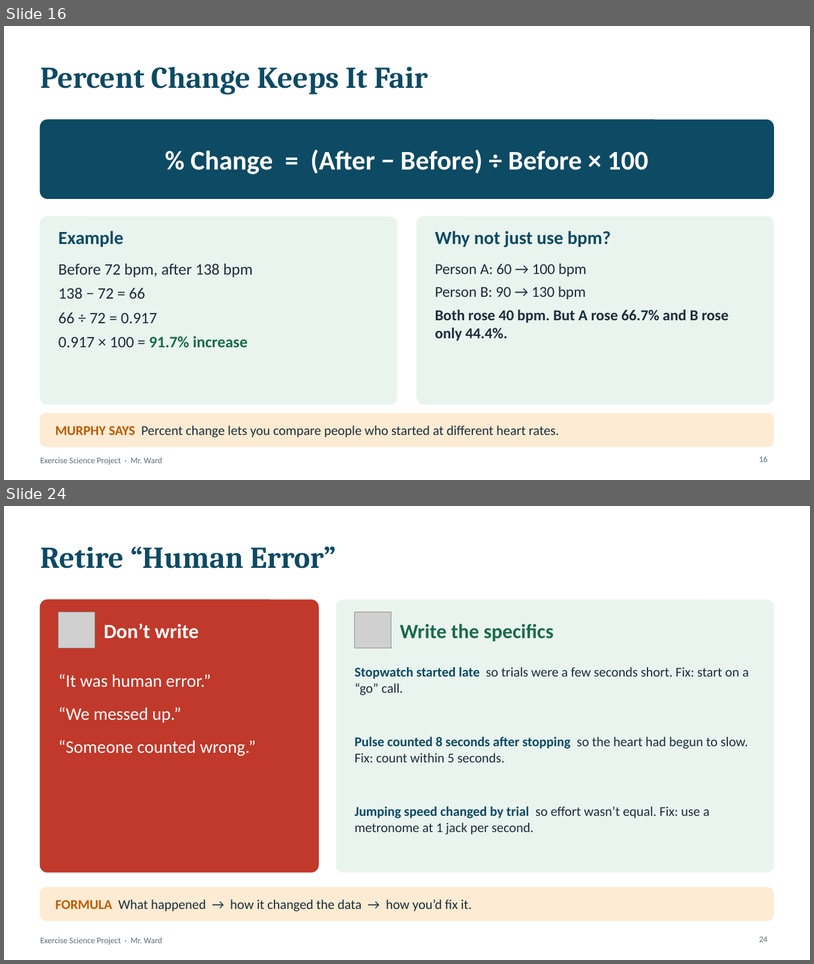
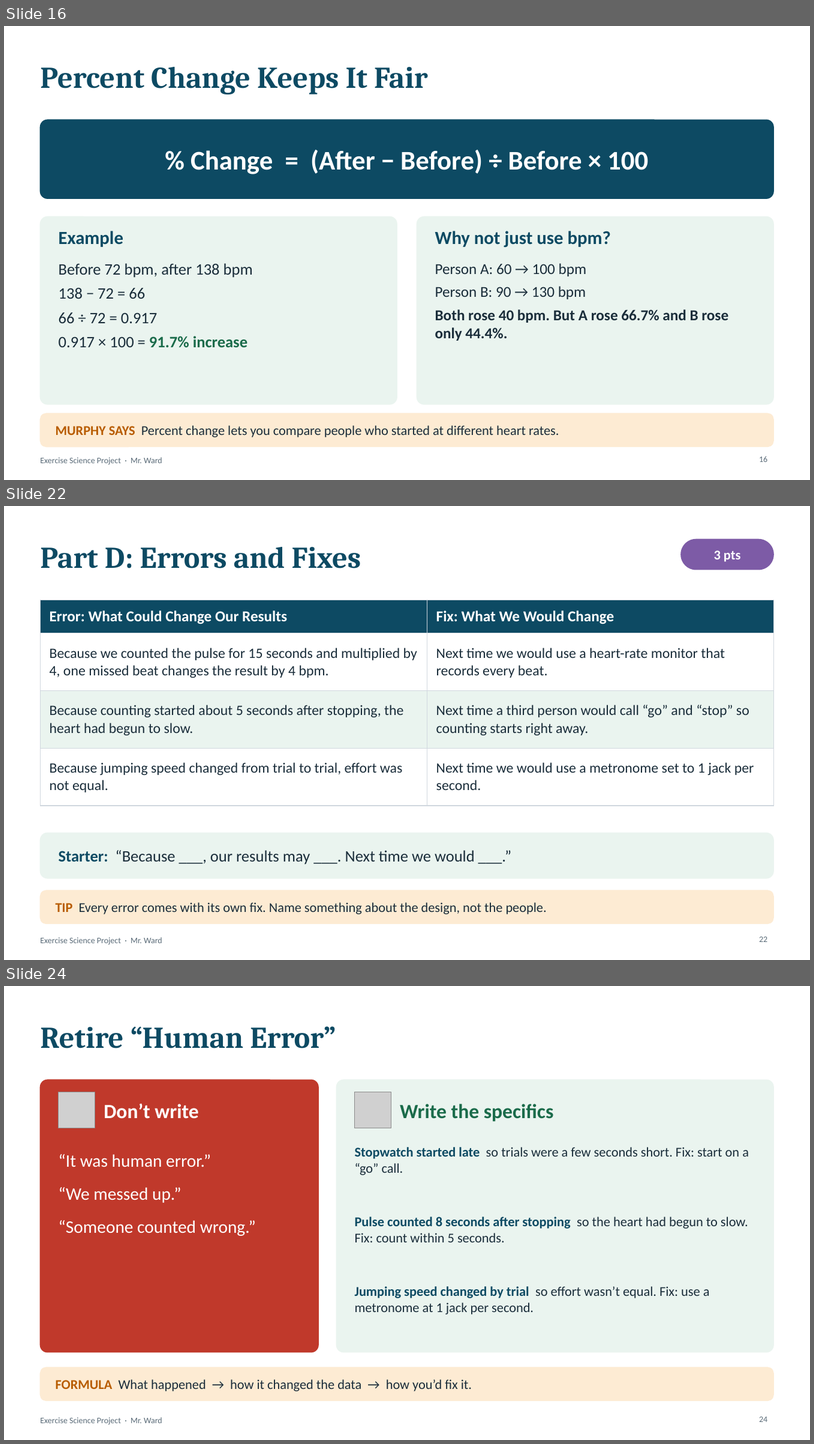
Before and after one commit to rward-prog/tri-1-7thgrade-project, a slide deck: files/Intro_and_Conclusion_Guide.pptx. Shown one above the other, each under a label of ours: slides 16 and 24 before the commit, slides 16, 22 and 24 after it; the slides between them are not shown. The pictures are 814x964 and 814x1444 pixels, drawn with LibreOffice and Linux fonts; fonts in the diff are those of the drawing; grey boxes stand for pictures. Boxes give left, top, right and bottom in pixels: in the first picture for what was removed or moved away, otherwise in the second. Text is boxed around its words. In the diff, an @@ line names an element or a change of style, - is before the commit and + after.

```diff
--- a/files/Intro_and_Conclusion_Guide.pptx
+++ b/files/Intro_and_Conclusion_Guide.pptx
@@ slide 22 added at (4, 506, 810, 960), background #FFFFFF; not listed: 1 template element that a slide beside it also shows @@
@@ rounded rectangle added at (681, 539, 774, 570), fill #7D5BA6, outline #7D5BA6 1 pt @@
@@ title added at (40, 547, 362, 568), 36 pt, text #0D4A63, bold @@
+Part D: Errors and Fixes
@@ text added at (714, 550, 741, 562), 16 pt, text #FFFFFF, bold @@
+3 pts
@@ table added at (40, 600, 774, 795), 4 rows, 2 columns @@
+Error: What Could Change Our Results | Fix: What We Would Change
+Because we counted the pulse for 15 seconds and multiplied by 4, one missed beat changes the result by 4 bpm. | Next time we would use a heart-rate monitor that records every beat.
+Because counting started about 5 seconds after stopping, the heart had begun to slow. | Next time a third person would call “go” and “stop” so counting starts right away.
+Because jumping speed changed from trial to trial, effort was not equal. | Next time we would use a metronome set to 1 jack per second.
@@ rounded rectangle added at (40, 832, 774, 878), fill #EAF4EF, outline #EAF4EF 1 pt @@
@@ text added at (59, 850, 475, 864), 19 pt, text #1A2D3A @@
+Starter: “Because ___, our results may ___. Next time we would ___.”
@@ rounded rectangle added at (40, 890, 774, 924), fill #FDEBD3, outline #FDEBD3 1 pt @@
@@ text added at (56, 902, 547, 914), 16 pt, text #1A2D3A @@
+TIP Every error comes with its own fix. Name something about the design, not the people.
@@ page number added at (759, 936, 768, 942), 10 pt, text #5A6B78 @@
+22
```
Also in this commit, not shown: 5 slides changed, 4 other slides added, 5 slides removed, 20 other files.
